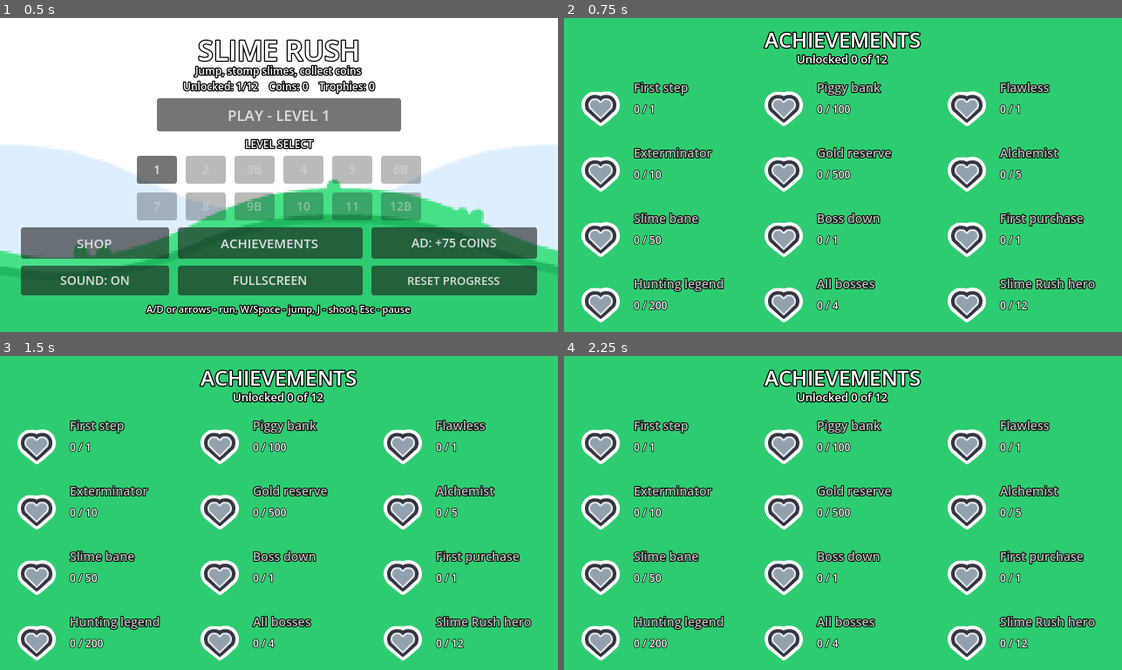
Above: before the commit, frames 1-4 (two rows, left to right).
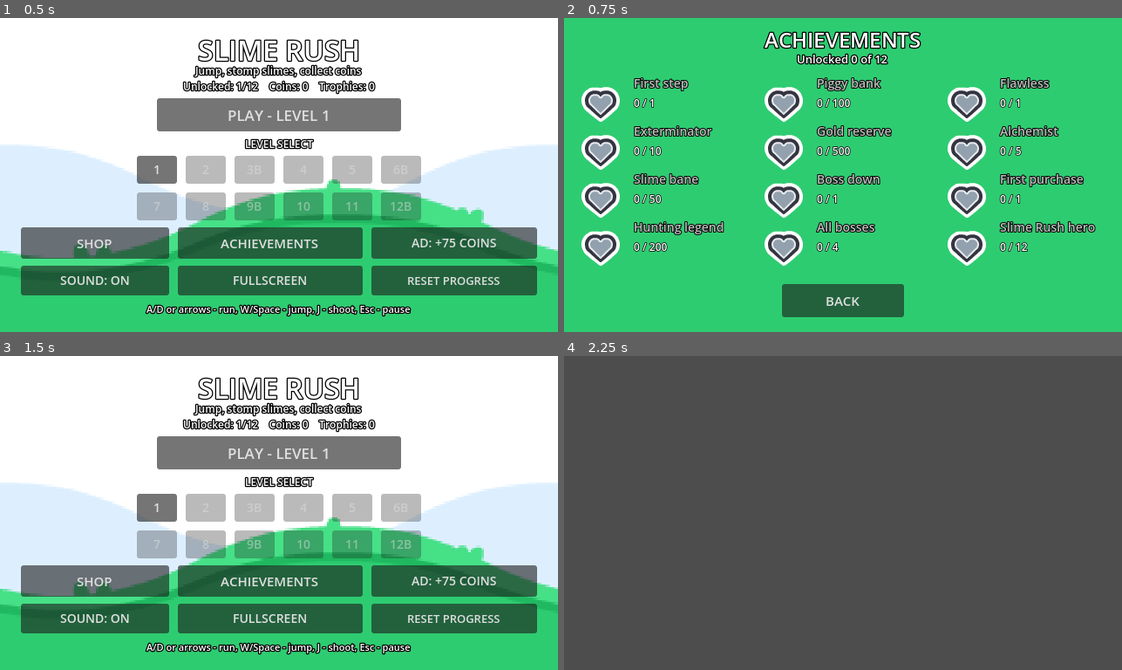
Above: after the commit, the same moments.

Repository: ybragim-ai/slime_rush
Game: Godot game, scene res://menu.tscn
Same seed, same stepped clock (60 frames per second), same inputs: the game is played once before the commit and once after it.
Inputs (mouse positions are in pixels of both pictures, inside the frame that each line leads up to):
- Up to frame 1 (0.5 s): no input
- Up to frame 2 (0.75 s): click "ACHIEVEMENTS" at 0.5 s
- Up to frame 3 (1.5 s): click (279, 638) at 1.25 s, where only the run after the commit has a clickable "BACK"
- Up to frame 4 (2.25 s): click (843, 453) at 2 s, where only the run after the commit has a clickable "PLAY - LEVEL 1"

Frame 1 is identical in both runs. In frame 2, 21% of the frame differs, in the area x 3-96%, y 18-97%; in frame 3, 84%; in frame 4, 98%, in the area x 0-100%, y 0-100%.

Commit message:
Add files via upload

Diff:
--- a/achievements.gd
+++ b/achievements.gd
@@ -1,52 +1,111 @@
 extends Node2D
 
 # Achievements screen: 12 goals tracked by lifetime stats.
+# Designed for the game's fixed 640x360 UI.
 
 const UI := preload("res://ui.gd")
+
 
 func _ready() -> void:
 	Ya.game_ready()
 	UI.make_background(self, "background_solid_grass")
+
 	var root := UI.make_ui_layer(self, 10)
 
-	# Заголовок и прогресс
-	UI.make_label(root, L.t("achievements"), Vector2(0, 8), 640.0, 24)
-	UI.make_label(root, L.t("ach_progress") % [Globals.achievements_done(), Globals.ACHIEVEMENTS.size()], Vector2(0, 38), 640.0, 13)
+	# Заголовок
+	UI.make_label(
+		root,
+		L.t("achievements"),
+		Vector2(0, 8),
+		640.0,
+		24
+	)
 
+	# Прогресс достижений
+	UI.make_label(
+		root,
+		L.t("ach_progress") % [
+			Globals.achievements_done(),
+			Globals.ACHIEVEMENTS.size()
+		],
+		Vector2(0, 38),
+		640.0,
+		13
+	)
+
+	# 4 достижения в каждой колонке.
+	# При 12 достижениях получается 3 колонки × 4 строки.
 	var per_col := 4
 
 	for i in range(Globals.ACHIEVEMENTS.size()):
 		var a: Dictionary = Globals.ACHIEVEMENTS[i]
 		var id := String(a["id"])
 		var done := bool(Globals.achievements.get(id, false))
+
 		var col := int(i / per_col)
 		var row := i % per_col
 
-		# Отступы для 3 колонок
+		# Позиция трёх колонок.
 		var x := 40.0 + float(col) * 210.0
-		var y := 70.0 + float(row) * 75.0
 
-		# Сдвигаем иконку влево и текст вправо (максимальное расстояние)
-		UI.make_icon(root, "star" if done else "hud_heart_empty", Vector2(x - 30, y + 2), 26.0)
+		# Более компактный вертикальный интервал.
+		var y := 65.0 + float(row) * 55.0
 
+		# Иконка достижения
+		UI.make_icon(
+			root,
+			"star" if done else "hud_heart_empty",
+			Vector2(x - 30.0, y + 2.0),
+			26.0
+		)
+
+		# Название достижения
 		var name_label := Label.new()
 		name_label.position = Vector2(x + 40.0, y)
-		name_label.size = Vector2(160, 22)
+		name_label.size = Vector2(160.0, 22.0)
 		name_label.text = L.pick(a["name"])
+
 		UI.style_label(name_label, 14, 4)
+
 		if not done:
-			name_label.add_theme_color_override("font_color", Color(0.75, 0.75, 0.75))
+			name_label.add_theme_color_override(
+				"font_color",
+				Color(0.75, 0.75, 0.75)
+			)
+
 		root.add_child(name_label)
 
+		# Прогресс достижения
 		var progress := Label.new()
-		progress.position = Vector2(x + 40.0, y + 26.0)
-		progress.size = Vector2(160, 18)
-		var have := int(Globals.stats.get(String(a["stat"]), 0))
-		progress.text = "%d / %d" % [mini(have, int(a["goal"])), int(a["goal"])]
+		progress.position = Vector2(x + 40.0, y + 24.0)
+		progress.size = Vector2(160.0, 18.0)
+
+		var have := int(
+			Globals.stats.get(
+				String(a["stat"]),
+				0
+			)
+		)
+
+		progress.text = "%d / %d" % [
+			mini(have, int(a["goal"])),
+			int(a["goal"])
+		]
+
 		UI.style_label(progress, 12, 3)
+
 		root.add_child(progress)
 
-	var back := UI.make_button(root, L.t("back"), Vector2(250, 420), Vector2(140, 34), 15)
+	# Кнопка "Назад"
+	# UI имеет высоту 360 px, поэтому Y=420 был за пределами экрана.
+	var back := UI.make_button(
+		root,
+		L.t("back"),
+		Vector2(250.0, 305.0),
+		Vector2(140.0, 38.0),
+		15
+	)
+
 	back.pressed.connect(_on_back)
 
 
